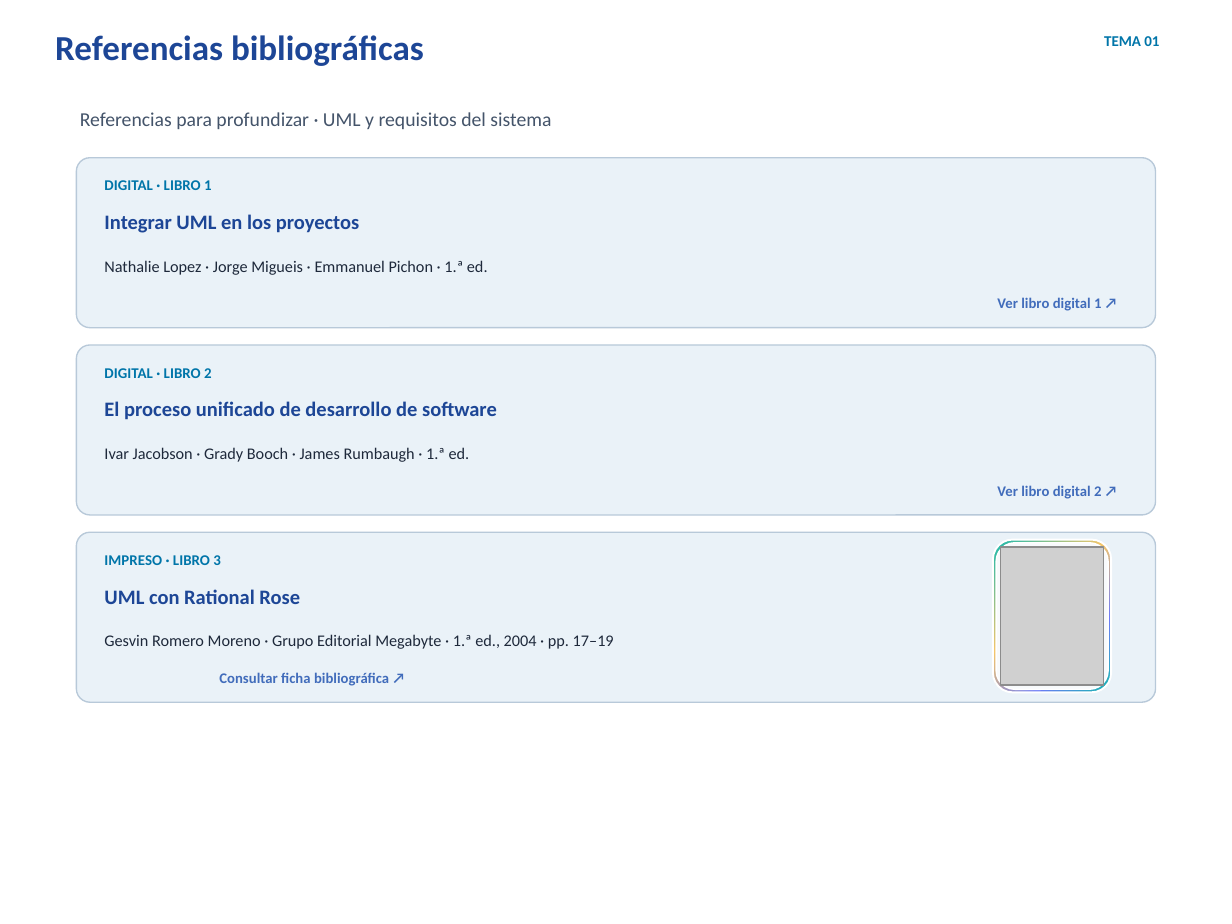
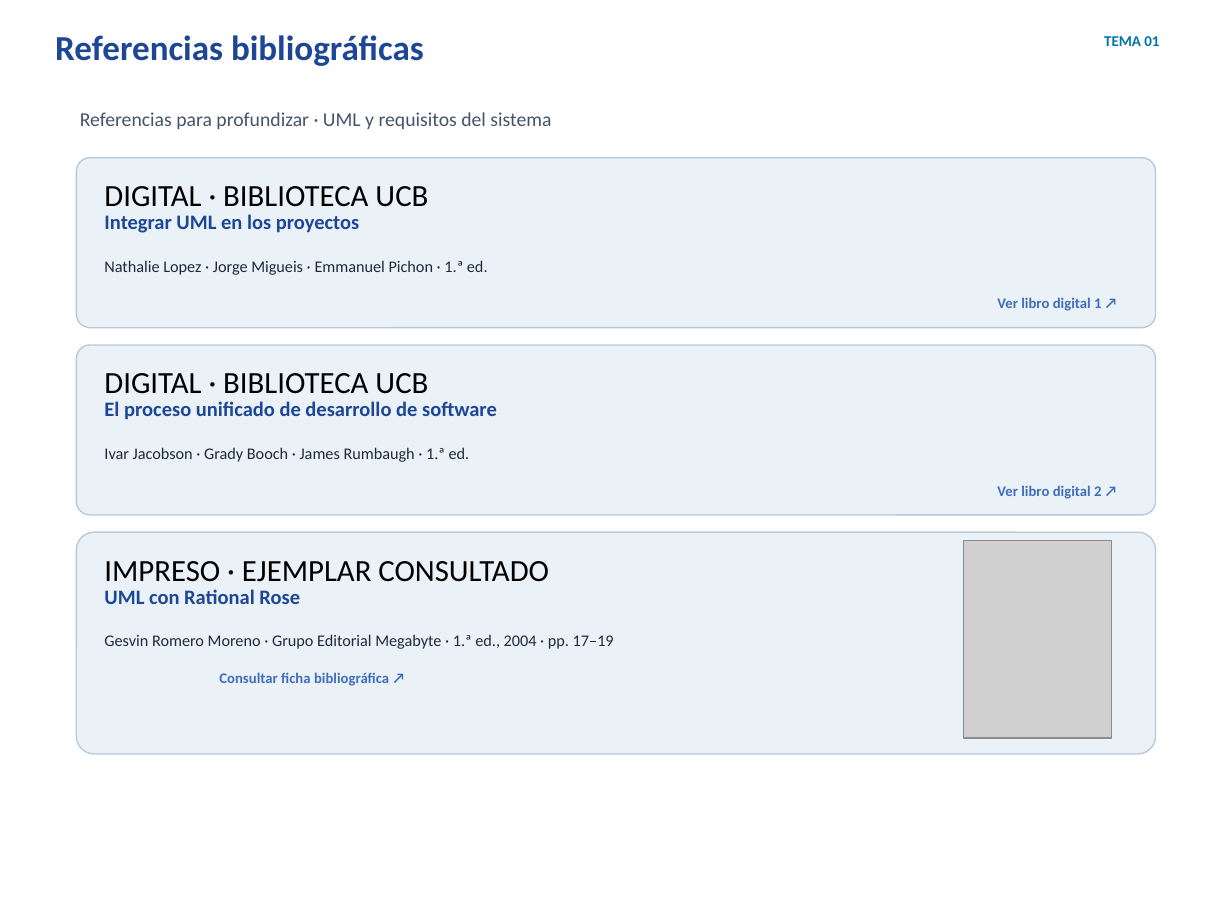
Before and after one commit to erickbravob/sistemas-informacion-i, a slide deck: slide 8 of materiales/actividad-1/tema-01-uml-requisitos-v23.pptx. Drawn at 1232x924 pixels with LibreOffice and Linux fonts; fonts in the diff are those of the drawing; grey boxes stand for pictures; background and template pictures are left out. Boxes give left, top, right and bottom in pixels: in the first picture for what was removed or moved away, otherwise in the second. Text is boxed around its words. In the diff, an @@ line names an element or a change of style, - is before the commit and + after.

```diff
--- a/materiales/actividad-1/tema-01-uml-requisitos-v23.pptx
+++ b/materiales/actividad-1/tema-01-uml-requisitos-v23.pptx
@@ text at [104, 186, 428, 207]: text changed; size 8.7 to 18 pt; text colour #0075A9 to #000000; bold off @@
-DIGITAL · LIBRO 1
+DIGITAL · BIBLIOTECA UCB
@@ text at [104, 373, 428, 402]: text changed; size 8.7 to 18 pt; text colour #0075A9 to #000000; bold off @@
-DIGITAL · LIBRO 2
+DIGITAL · BIBLIOTECA UCB
@@ rounded rectangle: place and size @@
-rounded rectangle at [76, 532, 1156, 702]
+rounded rectangle at [76, 532, 1156, 754]
@@ text at [104, 561, 549, 582]: text changed; size 8.7 to 18 pt; text colour #0075A9 to #000000; bold off @@
-IMPRESO · LIBRO 3
+IMPRESO · EJEMPLAR CONSULTADO
@@ picture: place and size @@
-picture at [1000, 547, 1104, 685]
+picture at [963, 541, 1111, 738]
@@ rounded rectangle removed at [993, 540, 1111, 692] @@
@@ rounded rectangle removed at [997, 543, 1109, 690] @@
```
Also in this commit, not shown: 1 other slide changed, 4 other files.
